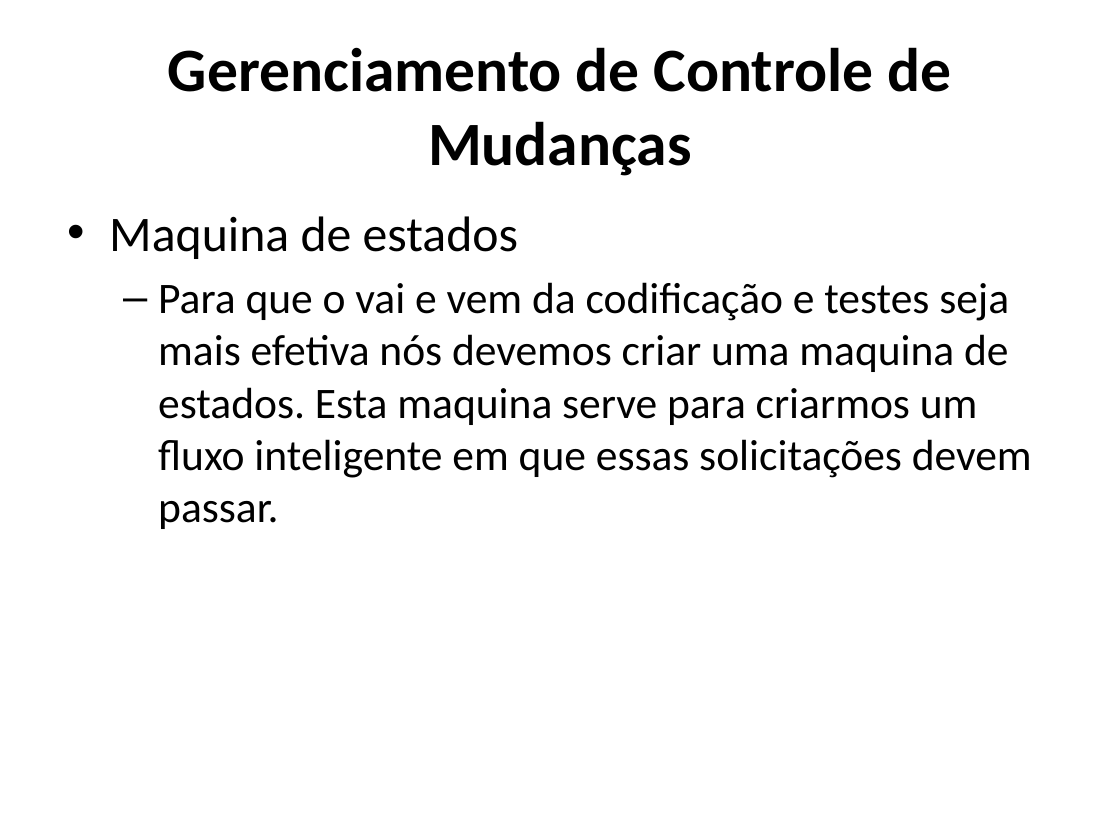
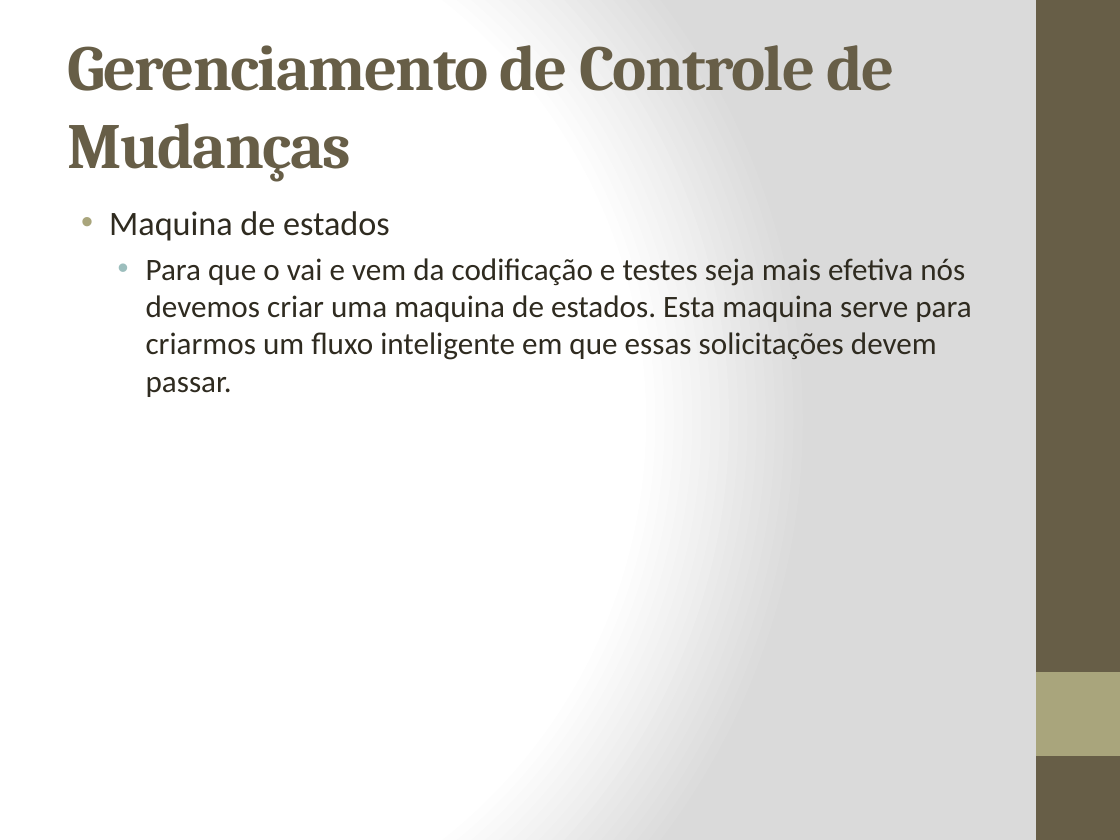
Before and after one commit to carlosneo/dotprojecteap, a slide deck: slide 3 of Dot Project EAP/4. System Management/Gerência de configuração/Gerencia de configuração e mudança de software.pptx. Drawn at 1120x840 pixels with LibreOffice and Linux fonts; fonts in the diff are those of the drawing. Boxes give left, top, right and bottom in pixels: in the first picture for what was removed or moved away, otherwise in the second. Text is boxed around its words. In the diff, an @@ line names an element or a change of style, - is before the commit and + after.

Commit message:
Atualização do documento DPEAP_PGC_20111201.doc       *portugues Atualização do documento Gerencia de configuração e mudança de software.pptx       *mais informações

```diff
--- a/Dot Project EAP/4. System Management/Gerência de configuração/Gerencia de configuração e mudança de software.pptx
+++ b/Dot Project EAP/4. System Management/Gerência de configuração/Gerencia de configuração e mudança de software.pptx
@@ background #FFFFFF to gradient #FFFFFF to #DADADA @@
@@ rectangle added at (1036,0,1120,840), fill #675E47 @@
@@ title "Gerenciamento de Controle de Mudanças" at (67,45,894,182): size 39.6 to 41.4 pt, font Calibri to Cambria, text colour #000000 to #675E47, letter spacing 0 to -1 pt; alignment centre to left @@
@@ text "Maquina de estados" at (109,211,971,397): size 32 to 22 pt in "Maquina de estados"; text colour #000000 to #2F2B20, size 28 to 20 pt; indent changed; less space between paragraphs; bullet – to • @@
@@ rectangle added at (1036,672,1120,756), fill #A9A57C @@
```
Also in this commit, not shown: 2 other slides changed, 7 slides added, 1 slide removed, 1 other file.
